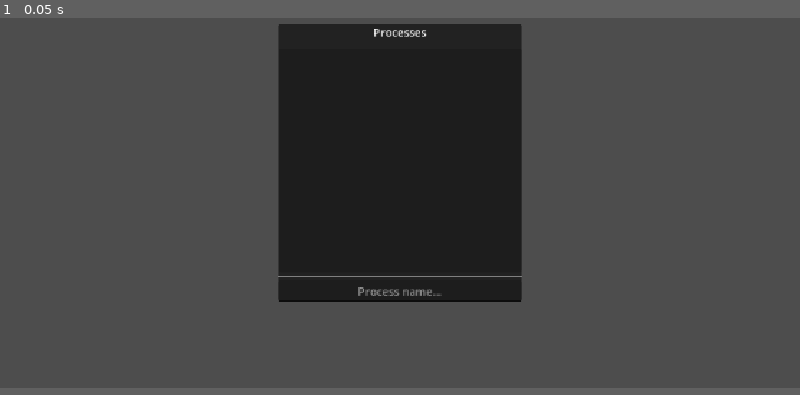
Above: before the commit, frame 1.
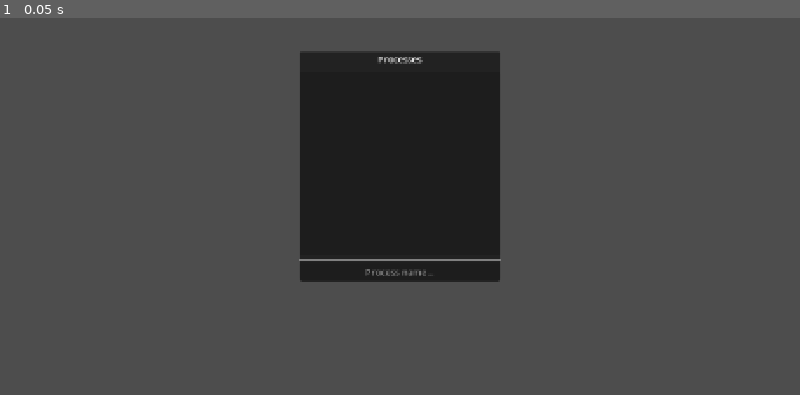
Above: after the commit, the same moment.

Repository: suidpit/freat
Game: Godot game, scene res://scenes/main.tscn
The game is run twice, just before and just after one commit, with the same random seed, the same clock (stepped at 60 frames per second) and the same inputs.
Inputs:
- Up to frame 1 (0.05 s): no input
In our replay, the window is 800x450 before the commit and 800x457 after it. These sizes can differ from the game's own. Grey fills any space a smaller window leaves; there, only what the larger window draws over its background counts as a difference.

The runs differ from the first frame. In frame 1, 7.3% of the frame differs, in the area x 34-66%, y 1-76%.

Commit message:
relative scans (decreased+increased) implemented

Diff:
--- a/client-godot/project.godot
+++ b/client-godot/project.godot
@@ -8,11 +8,15 @@
 
 config_version=5
 
+[animation]
+
+compatibility/default_parent_skeleton_in_mesh_instance_3d=true
+
 [application]
 
 config/name="Freat"
 run/main_scene="uid://bum8x3nh8r36t"
-config/features=PackedStringArray("4.5", "Forward Plus")
+config/features=PackedStringArray("4.6", "Forward Plus")
 config/icon="res://icon.svg"
 
 [autoload]
@@ -21,6 +25,8 @@
 
 [display]
 
+window/size/viewport_width=1400
+window/size/viewport_height=800
 window/stretch/mode="canvas_items"
 window/stretch/aspect="expand"
 window/dpi/allow_hidpi=false
--- a/client-godot/scenes/main.tscn
+++ b/client-godot/scenes/main.tscn
@@ -110,13 +110,17 @@
 [node name="ScanType" type="OptionButton" parent="UI/Hub/ScanArea/PanelContainer2/ScanControls/VBoxContainer/HBoxContainer/GridContainer"]
 layout_mode = 2
 selected = 0
-item_count = 3
+item_count = 5
 popup/item_0/text = "Exact Scan"
 popup/item_0/id = 0
 popup/item_1/text = "Greater Than"
 popup/item_1/id = 1
 popup/item_2/text = "Less Than"
 popup/item_2/id = 2
+popup/item_3/text = "Increased"
+popup/item_3/id = 3
+popup/item_4/text = "Decreased"
+popup/item_4/id = 4
 
 [node name="DataTypeLabel" type="Label" parent="UI/Hub/ScanArea/PanelContainer2/ScanControls/VBoxContainer/HBoxContainer/GridContainer"]
 layout_mode = 2
--- a/client-godot/scripts/main.gd
+++ b/client-godot/scripts/main.gd
@@ -29,6 +29,7 @@
 	second_scan_button.pressed.connect(_on_second_scan_button_pressed)
 	undo_scan_button.pressed.connect(_on_undo_scan_button_pressed)
 	search_process.text_changed.connect(_filter_process_list)
+	scan_type.item_selected.connect(_on_scan_type_selected)
 
 	hub.hide()
 	pick_process.show()
@@ -58,10 +59,20 @@
 			filtered_processes.append(proc)
 	populate_process_list(filtered_processes)
 
+func _is_relative_scan_type(id: int) -> bool:
+	return id == 3 or id == 4  # INCREASED or DECREASED
+
+func _on_scan_type_selected(_index: int) -> void:
+	var selected_id = scan_type.get_selected_id()
+	scan_value.editable = not _is_relative_scan_type(selected_id)
+
 func populate_scan_results(data: Array) -> void:
 	address_list.clear()
 	for scan_result in data:
-		address_list.add_item("%s (%d)" % [scan_result.address, scan_result.value])
+		var prev_val = scan_result.get("previousValue", scan_result.value)
+		var idx = address_list.add_item("%s  prev: %s  cur: %s" % [scan_result.address, str(prev_val), str(scan_result.value)])
+		if scan_result.value != prev_val:
+			address_list.set_item_custom_fg_color(idx, Color.RED)
 
 
 func _on_process_activated(index: int):
@@ -114,22 +125,27 @@
 				pick_process.show()
 
 func _on_first_scan_button_pressed() -> void:
+	var selected_scan_type = scan_type.get_selected_id()
+	if _is_relative_scan_type(selected_scan_type):
+		return
 	RPCManager.send_message({
 		"command": "first-scan",
 		"params": {
 			"value": int(scan_value.text),
 			"data_type": data_type.get_selected_id(),
-			"scan_type": scan_type.get_selected_id()
+			"scan_type": selected_scan_type
 		}
 	})
 
 func _on_second_scan_button_pressed() -> void:
+	var selected_scan_type = scan_type.get_selected_id()
+	var value = 0 if _is_relative_scan_type(selected_scan_type) else int(scan_value.text)
 	RPCManager.send_message({
 		"command": "next-scan",
 		"params": {
-			"value": int(scan_value.text),
+			"value": value,
 			"data_type": data_type.get_selected_id(),
-			"scan_type": scan_type.get_selected_id()
+			"scan_type": selected_scan_type
 		}
 	})
 
Not shown, changed: server-python/agent/agent/index.ts
Not shown, changed: server-python/agent/agent/scan.ts
Not shown, changed: server-python/agent/native/scanner.c
Not shown, changed: server-python/agent/package-lock.json
Not shown, changed: server-python/src/freat_server/hub.py
Not shown, changed: server-python/tests/test_integration.py
